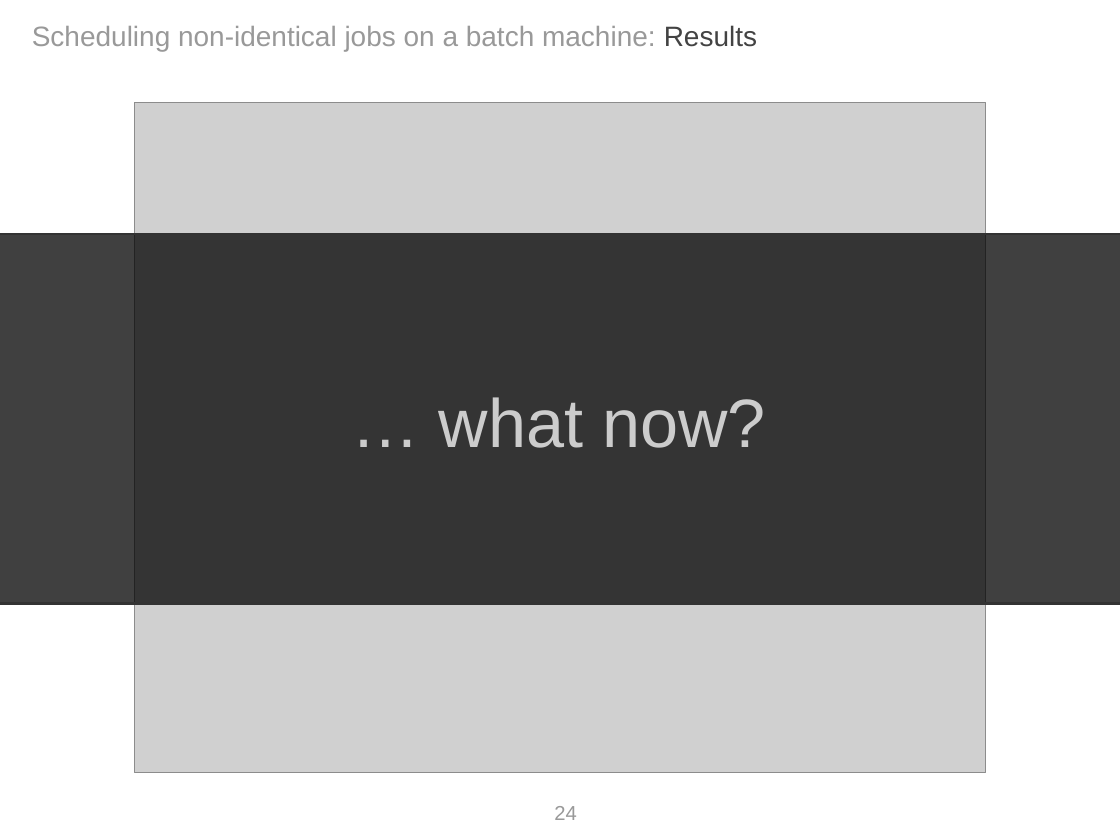
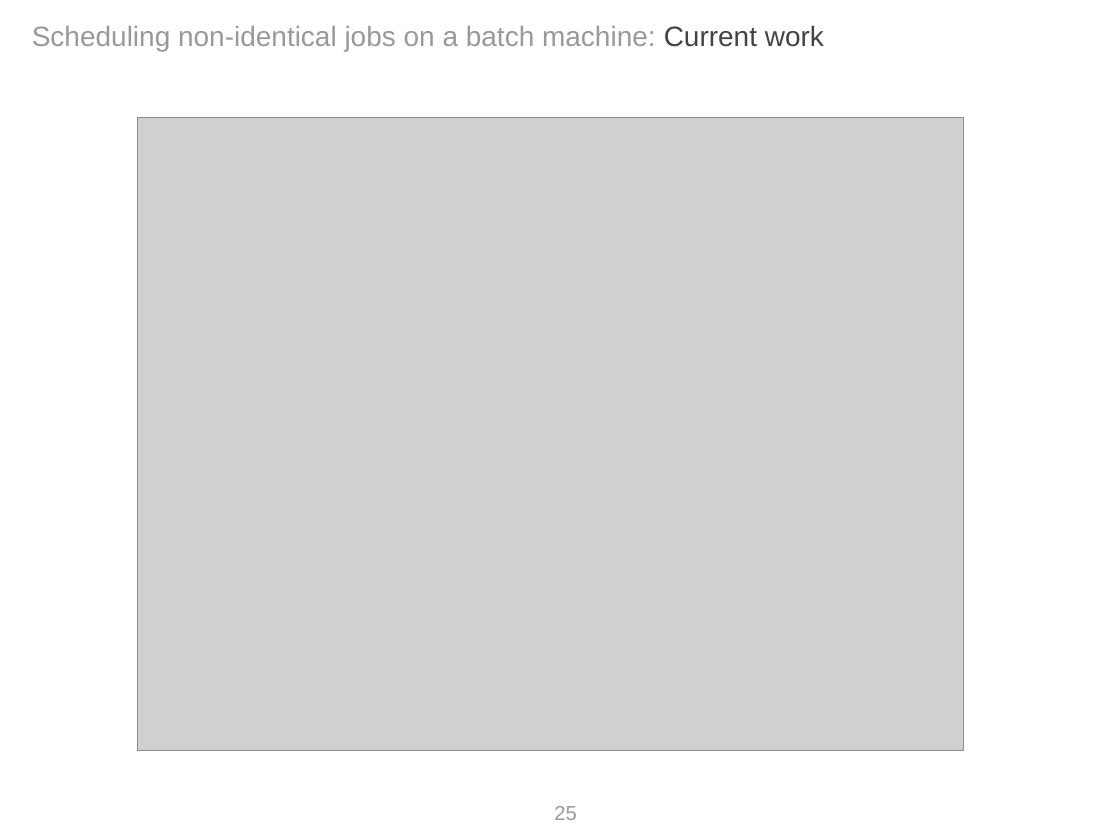
Before and after one commit to skosch/thesis, a slide deck: slide 25 of presentation.odp (slide 24 before the commit). Drawn at 1120x840 pixels with LibreOffice and Linux fonts; fonts in the diff are those of the drawing; grey boxes stand for pictures. Boxes give left, top, right and bottom in pixels: in the first picture for what was removed or moved away, otherwise in the second. Text is boxed around its words. In the diff, an @@ line names an element or a change of style, - is before the commit and + after.

```diff
--- a/presentation.odp
+++ b/presentation.odp
@@ title at [32, 25, 824, 51]: text changed @@
-Scheduling non-identical jobs on a batch machine: Results
+Scheduling non-identical jobs on a batch machine: Current work
@@ picture: place and size @@
-picture at [134, 102, 986, 773]
+picture at [138, 118, 963, 750]
@@ rectangle removed at [0, 234, 1120, 604] @@
@@ text removed at [439, 397, 766, 448] @@
-… what now?
@@ page number at [554, 806, 576, 820]: text changed @@
-24
+25
```
Also in this commit, not shown: 3 slides added, 14 other files.
